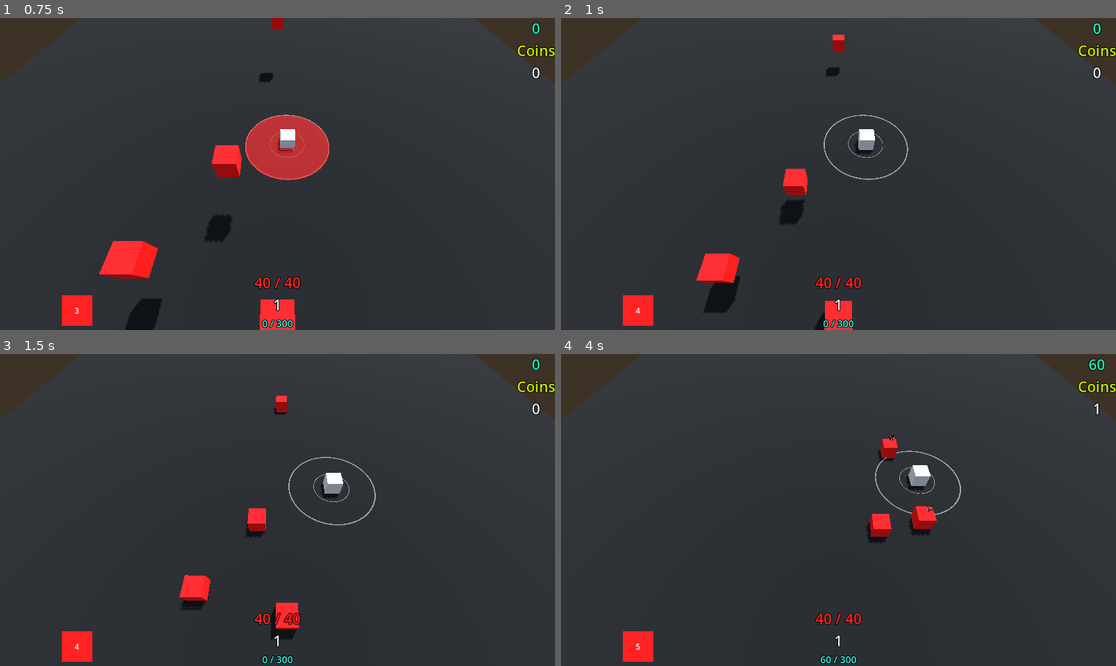
Above: before the commit, frames 1-4 (two rows, left to right).
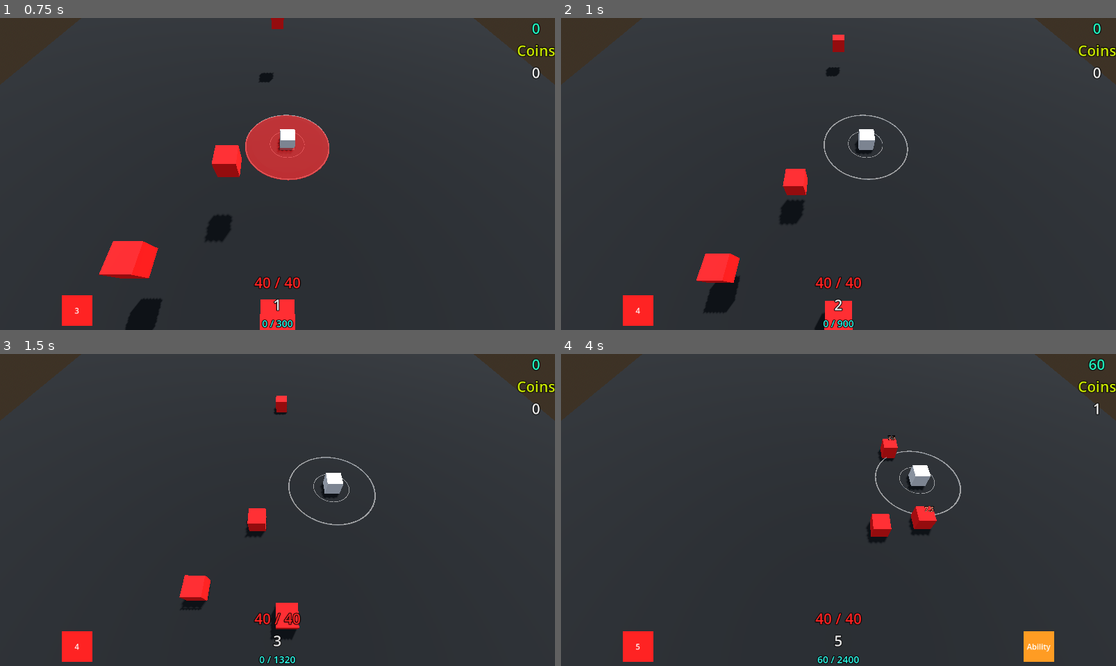
Above: after the commit, the same moments.

Repository: KamPit0605/gdc-project--dice-challenge
Game: Godot game, scene res://Scenes/prototype.tscn
The game is run twice, just before and just after one commit, with the same random seed, the same clock (stepped at 60 frames per second) and the same inputs.
Inputs (mouse positions are in pixels of both pictures, inside the frame that each line leads up to):
- Up to frame 1 (0.75 s): tap Enter (ui_accept) at 0.5 s; move the mouse to (399, 158) at 0.52 s; hold D (Move_Right) from 0.53 s (still down); click (399, 158) at 0.6 s
- Up to frame 2 (1 s): keep holding D (Move_Right); tap Enter (ui_accept) at 0.77 s; tap L (Level Up, bound only after the commit) at 0.8 s
- Up to frame 3 (1.5 s): move the mouse to (166, 525) at 1.27 s; release D (Move_Right) at 1.28 s; hold S (Move_Backward) from 1.28 s (still down); tap L (Level Up, bound only after the commit) at 1.35 s
- Up to frame 4 (4 s): tap Enter (ui_accept) at 1.52, 3.02, 3.77 s; click (727, 525) at 1.55 s; move the mouse to (894, 441) at 2.02 s; release S (Move_Backward) at 2.03 s; hold D (Move_Right) 2.03-2.78 s; click (894, 441) at 2.1 s; tap L (Level Up, bound only after the commit) at 2.3, 3.6 s; move the mouse to (810, 572) at 2.77 s; hold W (Move_Forward) 2.78-3.53 s; tap Z (Auto_Attack) at 2.85 s; click (810, 572) at 3.05 s; move the mouse to (1005, 556) at 3.52 s; hold A (Move_Left) from 3.53 s (still down)

Frame 1 is identical in both runs. In frame 2, less than 0.1% of the frame differs, in the area x 49-51%, y 90-100%; in frame 3, 0.2%; in frame 4, 0.8%, in the area x 46-89%, y 26-100%.

Commit message:
2026-3-26 | Dices = Buffs (or nerfs)
All Attack, Defense, and Health dice now work as intended!
 - Attack Die = multiplies damage dealt (or nerfs if roll a 1)
   (In the enemies script. Changed their  Health var from int to float)
 - Defense Die = reduces damage taken
 - Health Die = increases health overtime (2 seconds atm)

Player node is organized differently; specifically the timers

Diff:
--- a/Characters/Player/player_dice.tscn
+++ b/Characters/Player/player_dice.tscn
@@ -172,8 +172,12 @@
 [node name="Bottom-Mid Reset" type="Node3D" parent="Position References" unique_id=2142924559]
 transform = Transform3D(1, 0, 0, 0, 1, 0, 0, 0, 1, 0, 0, 10)
 
-[node name="DamageCooldown" type="Timer" parent="." unique_id=854988240]
+[node name="Timers" type="Node" parent="." unique_id=1283560993]
+
+[node name="DamageCooldown" type="Timer" parent="Timers" unique_id=854988240]
 wait_time = 0.1
+
+[node name="HealthGainCooldown" type="Timer" parent="Timers" unique_id=234975657]
 
 [node name="Text" type="Node" parent="." unique_id=1145853234]
 
@@ -193,4 +197,5 @@
 [connection signal="area_exited" from="Attacking/AttackTrigger" to="." method="_on_attack_trigger_area_exited"]
 [connection signal="timeout" from="Attacking/Attacking" to="." method="_on_attacking_timeout"]
 [connection signal="timeout" from="Attacking/AttackCooldown" to="." method="_on_attack_cooldown_timeout"]
-[connection signal="timeout" from="DamageCooldown" to="." method="_on_damage_cooldown_timeout"]
+[connection signal="timeout" from="Timers/DamageCooldown" to="." method="_on_damage_cooldown_timeout"]
+[connection signal="timeout" from="Timers/HealthGainCooldown" to="." method="_on_health_gain_cooldown_timeout"]
--- a/Scenes/prototype.tscn
+++ b/Scenes/prototype.tscn
@@ -233,9 +233,6 @@
 [node name="Bottom-Mid Reset" type="Node3D" parent="PlayerDice/Position References" unique_id=1764876478]
 transform = Transform3D(1, 0, 0, 0, 1, 0, 0, 0, 1, 0, 0, 10)
 
-[node name="DamageCooldown" type="Timer" parent="PlayerDice" unique_id=541043245]
-wait_time = 0.1
-
 [node name="Text" type="Node3D" parent="PlayerDice" unique_id=1061698346]
 
 [node name="LevelUpText" type="Label3D" parent="PlayerDice/Text" unique_id=695362746]
@@ -250,8 +247,10 @@
 
 [node name="Timers" type="Node" parent="PlayerDice" unique_id=1503358901]
 
-[node name="SpawnerCooldown" type="Timer" parent="PlayerDice/Timers" unique_id=561025002]
-autostart = true
+[node name="DamageCooldown" type="Timer" parent="PlayerDice/Timers" unique_id=541043245]
+wait_time = 0.1
+
+[node name="HealthGainCooldown" type="Timer" parent="PlayerDice/Timers" unique_id=2082110432]
 
 [node name="Globals" type="Node" parent="." unique_id=1647484007]
 
@@ -282,6 +281,6 @@
 [connection signal="area_exited" from="PlayerDice/Attacking/AttackCloserTrigger" to="PlayerDice" method="_on_attack_trigger_area_exited"]
 [connection signal="timeout" from="PlayerDice/Attacking/Attacking" to="PlayerDice" method="_on_attacking_timeout"]
 [connection signal="timeout" from="PlayerDice/Attacking/AttackCooldown" to="PlayerDice" method="_on_attack_cooldown_timeout"]
-[connection signal="timeout" from="PlayerDice/DamageCooldown" to="PlayerDice" method="_on_damage_cooldown_timeout"]
 [connection signal="timeout" from="PlayerDice/Text/TextCountdown" to="PlayerDice" method="_on_text_countdown_timeout"]
-[connection signal="timeout" from="PlayerDice/Timers/SpawnerCooldown" to="Globals/EnemySpawning" method="_on_spawner_cooldown_timeout"]
+[connection signal="timeout" from="PlayerDice/Timers/DamageCooldown" to="PlayerDice" method="_on_damage_cooldown_timeout"]
+[connection signal="timeout" from="PlayerDice/Timers/HealthGainCooldown" to="PlayerDice" method="_on_health_gain_cooldown_timeout"]
--- a/Scripts/Enemy/enemy_low_dice.gd
+++ b/Scripts/Enemy/enemy_low_dice.gd
@@ -19,10 +19,13 @@
 var SPEED = 3.0
 
 #--HEALTH--
-var Health: int = 30
+var Health: float = 30
 
 #--critical DAMAGE--
 var CRIT: int = 1
+#--ATTACK DICE MULTIPLYER--
+var AttackDiceMult: float = 1.0
+
 
 #--PLAYER FOLLOW--
 var Player: CharacterBody3D #@export
@@ -55,17 +58,15 @@
 	DamageLabel.text = str(Health)
 	_debugPrinting()
 	if (GlobalPlayerScript.Attacking == true && PlayerAttackTrigger == true && DamageCooldown == false): #damage taken
-		Health -= 15 * CRIT
+		Health -= 15 * CRIT * AttackDiceMult
 		DamageCooldownTimer.start(DamageCooldownF)
 		DamageLabel.visible = true
 		_followcooldown(0.5)
 		#print("OUCH!")
 		DamageCooldown = true
 
-	if GlobalPlayerScript.criticalHit_indicator == true:
-		CRIT = 2
-	else:
-		CRIT = 1
+	_critical()
+	_attackDiceMult()
 
 	_Health()
 	#_followingplayer()
@@ -94,6 +95,21 @@
 		#FollowPlayer = false
 		#Health = 0
 
+func _critical():
+	if GlobalPlayerScript.criticalHit_indicator == true:
+		CRIT = 2
+	else:
+		CRIT = 1
+func _attackDiceMult():
+	if (GlobalDiceScript.RollDice == false):
+		if ((GlobalDiceScript.AttackDNum >= 2) && (GlobalDiceScript.AttackDNum <= 3)):
+			AttackDiceMult = 1.0
+		elif ((GlobalDiceScript.AttackDNum >= 4) && (GlobalDiceScript.AttackDNum <= 5)):
+			AttackDiceMult = 1.5
+		elif (GlobalDiceScript.AttackDNum == 6):
+			AttackDiceMult = 2.0
+		elif (GlobalDiceScript.AttackDNum == 1):
+			AttackDiceMult = 0.5
 
 func _triggerAdjust():
 	pass
--- a/Scripts/Enemy/enemy_strong_dice.gd
+++ b/Scripts/Enemy/enemy_strong_dice.gd
@@ -19,10 +19,13 @@
 var SPEED = 3.0
 
 #--HEALTH--
-var Health: int = 50
+var Health: float = 50
 
 #--critical DAMAGE--
 var CRIT: int = 1
+#--ATTACK DICE MULTIPLYER--
+var AttackDiceMult: float = 1.0
+
 
 #--PLAYER FOLLOW--
 var Player: CharacterBody3D #@export
@@ -55,17 +58,15 @@
 	DamageLabel.text = str(Health)
 	_debugPrinting()
 	if (GlobalPlayerScript.Attacking == true && PlayerAttackTrigger == true && DamageCooldown == false): #damage taken
-		Health -= 15 * CRIT
+		Health -= 15 * CRIT * AttackDiceMult
 		DamageCooldownTimer.start(DamageCooldownF)
 		DamageLabel.visible = true
 		_followcooldown(0.5)
 		#print("OUCH!")
 		DamageCooldown = true
 
-	if GlobalPlayerScript.criticalHit_indicator == true:
-		CRIT = 2
-	else:
-		CRIT = 1
+	_critical()
+	_attackDiceMult()
 
 	_Health()
 	#_followingplayer()
@@ -94,6 +95,21 @@
 		#FollowPlayer = false
 		#Health = 0
 
+func _critical():
+	if GlobalPlayerScript.criticalHit_indicator == true:
+		CRIT = 2
+	else:
+		CRIT = 1
+func _attackDiceMult():
+	if (GlobalDiceScript.RollDice == false):
+		if ((GlobalDiceScript.AttackDNum >= 2) && (GlobalDiceScript.AttackDNum <= 3)):
+			AttackDiceMult = 1.0
+		elif ((GlobalDiceScript.AttackDNum >= 4) && (GlobalDiceScript.AttackDNum <= 5)):
+			AttackDiceMult = 1.5
+		elif (GlobalDiceScript.AttackDNum == 6):
+			AttackDiceMult = 2.0
+		elif (GlobalDiceScript.AttackDNum == 1):
+			AttackDiceMult = 0.5
 
 func _triggerAdjust():
 	pass
--- a/Scripts/Player/Global_PlayerScript.gd
+++ b/Scripts/Player/Global_PlayerScript.gd
@@ -24,6 +24,9 @@
 	LevelingUp()
 	XPXP(PlayerLevel)
 	#print()
+	if Input.is_action_just_pressed("Level Up"):
+		PlayerLevel += 1
+
 
 func LevelingUp():
 	if LevelUpXP >= LevelUpQuota:
--- a/Scripts/Player/player_dice.gd
+++ b/Scripts/Player/player_dice.gd
@@ -2,6 +2,7 @@
 
 #Globals
 	#GlobalPlayerScript
+	#GlobalDiceScript
 
 @export var player = CharacterBody3D
 #@export var PlayerMesh = Node3D
@@ -22,9 +23,15 @@
 var MaxHealth: int = 40
 const DefaultDamage: int = 5
 var Damage: int = 5
-@onready var DamageCooldown = $DamageCooldown
-var DamageCooldownFloat: float = 0.1
+@onready var DamageCooldown = $Timers/DamageCooldown
+var DamageCooldownFloat: float = 0.15
 var DamageTaken: bool
+var HealthGain: int
+var HealthGainBool: bool
+@onready var HealthGainCooldown = $Timers/HealthGainCooldown
+
+#--DEFENSE DICE REDUCE--
+var DefenseDiceReduce: int = 1
 
 #--GRAVITY--
 var gravity = ProjectSettings.get_setting("physics/3d/default_gravity")
@@ -54,6 +61,7 @@
 func _ready():
 	AttackingFloat = 0.15
 	AttackCooldownFloat = 1.0
+	HealthGainBool = true
 	return
 
 func _process(_delta):
@@ -64,6 +72,7 @@
 			EnableAutoAttack = false
 
 	PlayerHealth()
+	_defenseDice()
 
 func _physics_process(delta):
 	# Add the gravity.
@@ -156,15 +165,47 @@
 		TextCountdown.start(2.0)
 		GlobalPlayerScript.GainHealthBool = false
 
+	if ((GlobalDiceScript.RollDice == false) && (GlobalDiceScript.AcquiredDice >= 4)):
+		GainingHealth()
+
+func GainingHealth():
+	if HealthGainBool == true:
+		HEALTH += HealthGain
+		HealthGainCooldown.start(2.0)
+		HealthGainBool = false
+	if (GlobalDiceScript.HealthDNum == 1):
+		HealthGain = 1
+	elif (GlobalDiceScript.HealthDNum == 2):
+		HealthGain = 2
+	elif (GlobalDiceScript.HealthDNum == 3):
+		HealthGain = 6
+	elif (GlobalDiceScript.HealthDNum == 4):
+		HealthGain = 8
+	elif (GlobalDiceScript.HealthDNum == 5):
+		HealthGain = 10
+	elif (GlobalDiceScript.HealthDNum == 6):
+		HealthGain = 12
+
+func _defenseDice():
+	if ((GlobalDiceScript.RollDice == false) && (GlobalDiceScript.AcquiredDice >= 3)):
+		if ((GlobalDiceScript.DefenseDNum >= 1) && (GlobalDiceScript.DefenseDNum <= 2)):
+			DefenseDiceReduce = 1
+		elif ((GlobalDiceScript.DefenseDNum >= 3) && (GlobalDiceScript.DefenseDNum <= 5)):
+			DefenseDiceReduce = 2
+		elif GlobalDiceScript.DefenseDNum == 6:
+			DefenseDiceReduce = 3
+func _on_health_gain_cooldown_timeout():
+	HealthGainBool = true
+
 func TakingDamage():
-	HEALTH -= Damage
+	HEALTH -= Damage / DefenseDiceReduce
 #other function
 func _on_player_trigger_area_entered(area):
 	if (area.is_in_group("Enemies") && DamageTaken == false):
 		Damage = DefaultDamage
-		GlobalPlayerScript.DamageTaken = true
 		if (area.is_in_group("StrongEnemy")):
 			Damage = 15
+		GlobalPlayerScript.DamageTaken = true
 		TakingDamage()
 
 		DamageCooldown.start(DamageCooldownFloat)
--- a/project.godot
+++ b/project.godot
@@ -67,6 +67,11 @@
 , Object(InputEventJoypadButton,"resource_local_to_scene":false,"resource_name":"","device":-1,"button_index":8,"pressure":0.0,"pressed":true,"script":null)
 ]
 }
+"Level Up"={
+"deadzone": 0.2,
+"events": [Object(InputEventKey,"resource_local_to_scene":false,"resource_name":"","device":-1,"window_id":0,"alt_pressed":false,"shift_pressed":false,"ctrl_pressed":false,"meta_pressed":false,"pressed":false,"keycode":0,"physical_keycode":76,"key_label":0,"unicode":108,"location":0,"echo":false,"script":null)
+]
+}
 
 [physics]
 
